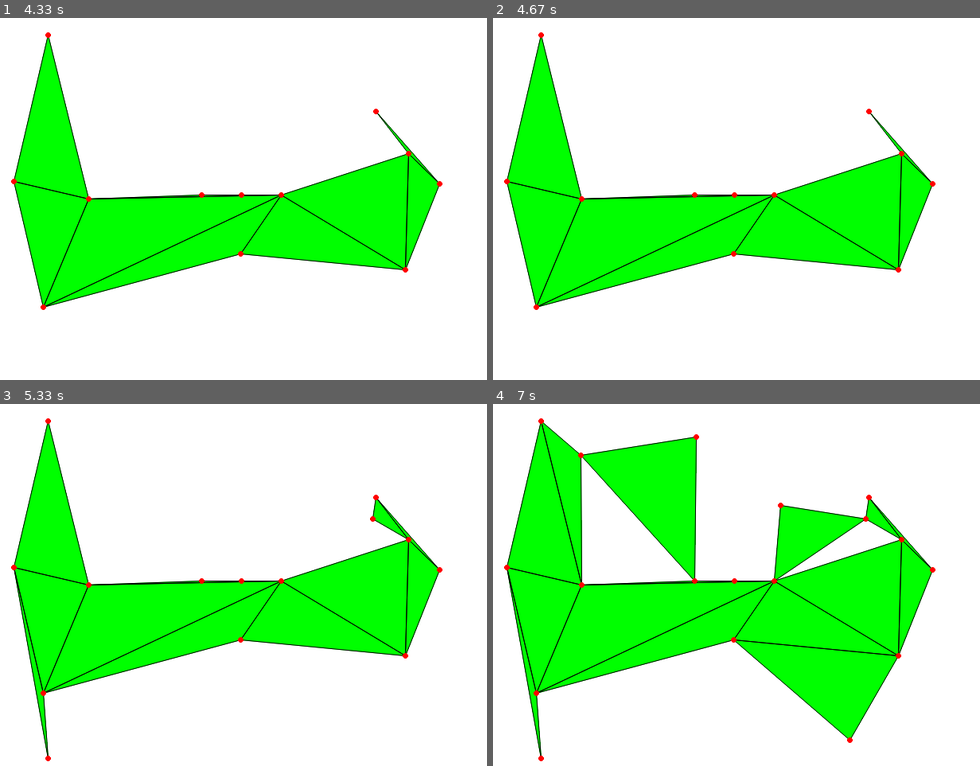
Above: before the commit, frames 1-4 (two rows, left to right).
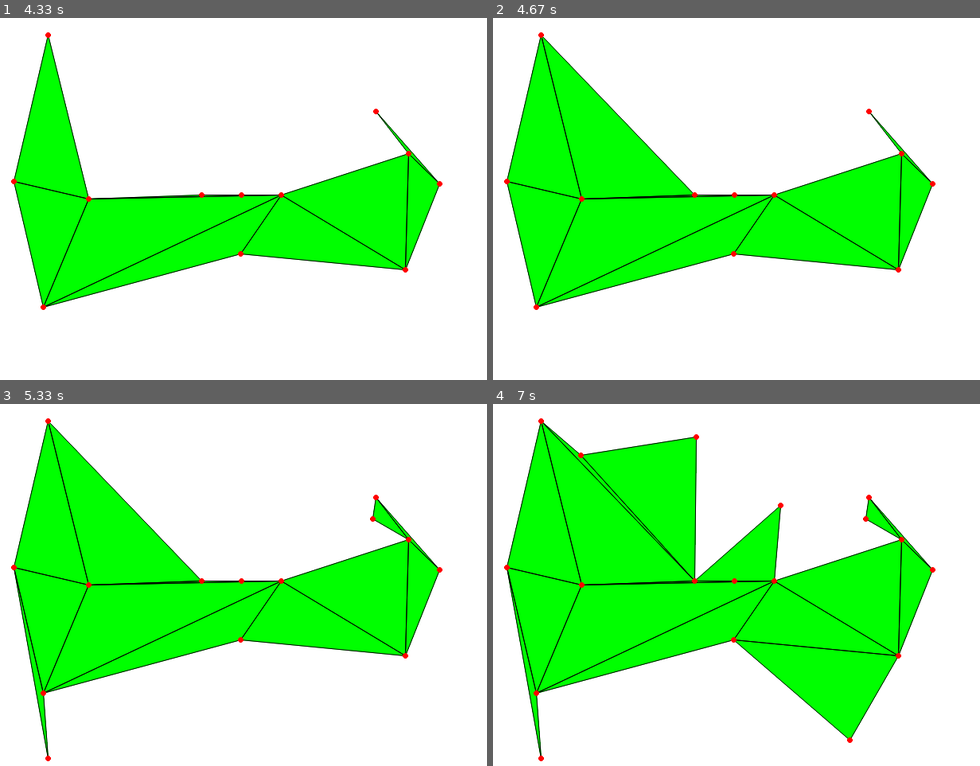
Above: after the commit, the same moments.

Repository: dacid44/patterns
Game: pygame game, started from triangles_pygame.py
The game is run twice, just before and just after one commit, with the same random seed, the same clock (stepped at 60 frames per second) and the same inputs.
Inputs (mouse positions are in pixels of both pictures, inside the frame that each line leads up to):
- Up to frame 1 (4.33 s): click (243, 195) at 0.38 s; click (87, 199) at 0.72 s; click (43, 307) at 1.05 s; right-click (92, 101) at 1.38 s; click (14, 180) at 1.72 s; click (238, 253) at 2.05 s; click (404, 267) at 2.38 s; click (409, 151) at 2.72 s; click (438, 184) at 3.05 s; click (374, 112) at 3.38 s; click (48, 36) at 3.72 s
- Up to frame 2 (4.67 s): right-click (595, 155) at 4.55 s
- Up to frame 3 (5.33 s): click (48, 758) at 4.88 s; click (370, 519) at 5.22 s
- Up to frame 4 (7 s): right-click (770, 711) at 5.55 s; click (580, 454) at 5.88 s; click (848, 740) at 6.22 s; click (697, 436) at 6.55 s; click (780, 505) at 6.88 s

Frame 1 is identical in both runs. In frame 2, 5.4% of the frame differs, in the area x 9-42%, y 5-50%; in frame 3, 5.4%; in frame 4, 7.9%, in the area x 10-77%, y 5-50%.

Commit message:
added auto filling missing triangles and added restrictions on new ones being placed

Diff:
--- a/geometry.py
+++ b/geometry.py
@@ -61,6 +61,14 @@
                 return True
         return False
 
+    def line_exists(self, line: Union['Line', Collection['Point']]):
+        if type(line) is Line:
+            line = line.get_points()
+        for test_line in self['lines']:
+            if test_line.get_points() == line:
+                return True
+        return False
+
     def would_cross(self, line: Union['Line', Collection[Collection[Union[int, float]]]]):
         line = set(map(lambda x: x.get_pos(), line.get_points())) if type(line) is Line else set(line)
         for cand_line in self['lines']:
@@ -68,6 +76,21 @@
                     shapely.geometry.LineString(self.point_list(line)).intersects(cand_line.obj):
                 return True
         return False
+
+    @classmethod
+    def would_cross_lines(cls, line, test_lines):
+        line_obj = shapely.geometry.LineString(cls.point_list(line))
+        line = set(line)
+        for test_line in test_lines:
+            if line.isdisjoint(set(test_line)) and \
+                    shapely.geometry.LineString(cls.point_list(test_line)).intersects(line_obj):
+                return True
+        return False
+
+    @classmethod
+    def is_inside(cls, point, test_points):
+        points_obj = shapely.geometry.Polygon(cls.point_list(test_points, 3))
+        return points_obj.contains(shapely.geometry.Point(point))
 
     def get_line(self, p1: 'Point', p2: 'Point'):
         points = {p1, p2}
@@ -81,10 +104,10 @@
         return line
 
     @staticmethod
-    def point_list(set_from):
-        to_return = list(set_from)
-        if len(to_return) < 2:
-            to_return.append(to_return[0])
+    def point_list(from_obj, size=2):
+        to_return = list(from_obj)
+        while len(to_return) < size:
+            to_return.append(to_return[-1])
         return to_return
 
 
--- a/triangles_pygame.py
+++ b/triangles_pygame.py
@@ -32,17 +32,42 @@
             pos = event.pos
             closest = canvas.get_closest(pos)
             valid = list(filter(lambda x: not canvas.would_cross([x.get_pos(), pos]), closest))
-            if len(valid) >= 2 and not canvas.point_exists(pos) and not canvas.is_in_any_triangle(pos) and not \
+            if not canvas.point_exists(pos) and not canvas.is_in_any_triangle(pos) and not \
                     canvas.would_cross([valid[0].get_pos(), valid[1].get_pos()]):
-                new_point = Point(*pos, canvas)
-                old_line = canvas.get_line(valid[0], valid[1])
-                line1 = valid[0].new_line(new_point)[1]
-                line2 = valid[1].new_line(new_point)[1]
-                Shape((old_line, line1, line2), canvas)
+                while len(valid) >= 2:
+                    if not canvas.line_exists(set(valid[:2])):
+                        valid.pop(1)
+                    else:
+                        new_point = Point(*pos, canvas)
+                        old_line = canvas.get_line(valid[0], valid[1])
+                        line1 = valid[0].new_line(new_point)[1]
+                        line2 = valid[1].new_line(new_point)[1]
+                        Shape((old_line, line1, line2), canvas)
+                        break
         elif event.type == pygame.MOUSEBUTTONDOWN and event.button == pygame.BUTTON_RIGHT:
             pos = event.pos
-            closest = canvas.get_closest(pos)
-            valid = list(filter(lambda x: not canvas.would_cross([x.get_pos(), pos]), closest))
+            if not canvas.point_exists(pos) and not canvas.is_in_any_triangle(pos):
+                closest = canvas.get_closest(pos)
+                valid = list(filter(lambda x: not canvas.would_cross([x.get_pos(), pos]), closest))
+                while len(valid) >= 3:
+                    test_lines = [
+                        [valid[0].get_pos(), valid[1].get_pos()],
+                        [valid[1].get_pos(), valid[2].get_pos()],
+                        [valid[0].get_pos(), valid[1].get_pos()]
+                    ]
+                    skip = False
+                    for i in range(3):
+                        if canvas.would_cross_lines([valid[i].get_pos(), pos], test_lines) or not \
+                                canvas.is_inside(pos, map(lambda x: x.get_pos(), valid[:3])):
+                            valid.pop(i)
+                            skip = True
+                            break
+                    if not skip:
+                        line1 = canvas.get_line(valid[0], valid[1])
+                        line2 = canvas.get_line(valid[1], valid[2])
+                        line3 = canvas.get_line(valid[0], valid[2])
+                        Shape((line1, line2, line3), canvas)
+                        break
         elif event.type == pygame.KEYDOWN and event.key == pygame.K_r:
             canvas.clear()
             Point(size[0] // 2 - 50, size[1] // 2, canvas).new_line((size[0] // 2 + 50, size[1] // 2))
